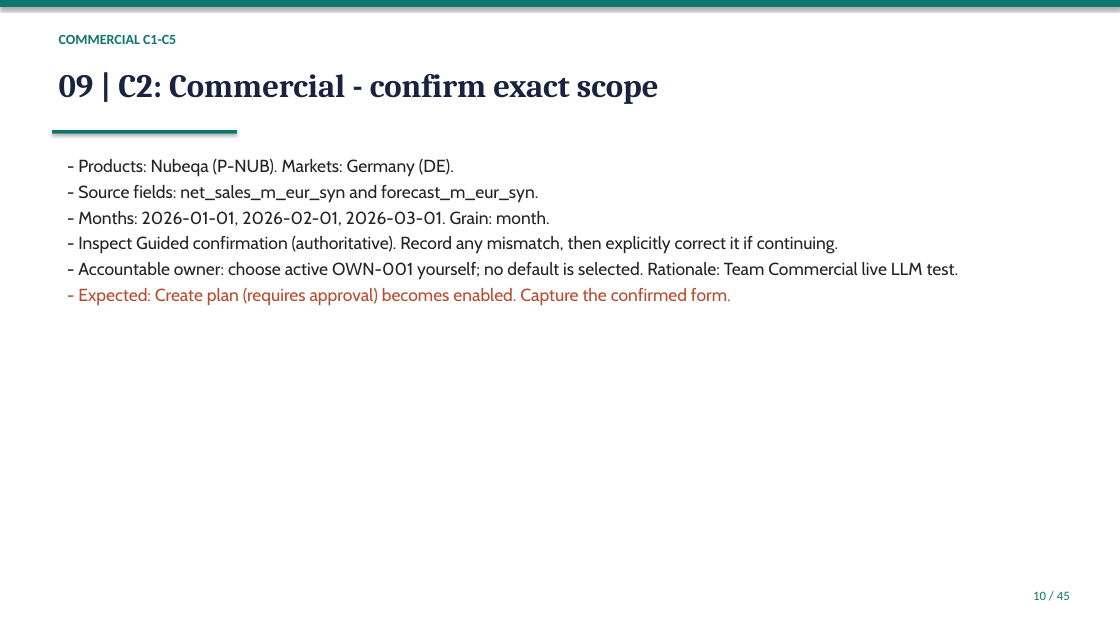
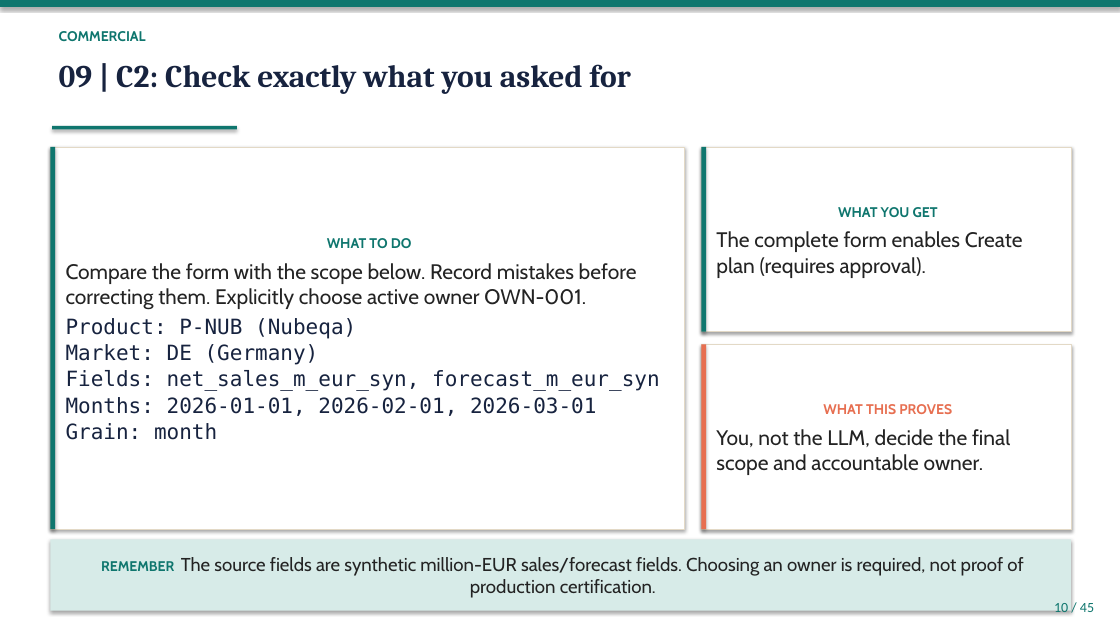
Before and after one commit to Princeadhi123/Since-AI-Hackathon, a slide deck: slide 10 of docs/DEMO_SLIDES.pptx. Drawn at 1120x630 pixels with LibreOffice and Linux fonts; fonts in the diff are those of the drawing. Boxes give left, top, right and bottom in pixels: in the first picture for what was removed or moved away, otherwise in the second. Text is boxed around its words. In the diff, an @@ line names an element or a change of style, - is before the commit and + after.

```diff
--- a/docs/DEMO_SLIDES.pptx
+++ b/docs/DEMO_SLIDES.pptx
@@ text at <box>59,31,146,41</box>: text changed; font Calibri to Cabin @@
-COMMERCIAL C1-C5
+COMMERCIAL
@@ text at <box>59,64,631,94</box>: text changed; size 28 to 27 pt @@
-09 | C2: Commercial - confirm exact scope
+09 | C2: Check exactly what you asked for
@@ rectangle "WHAT TO DO": place and size @@
-rectangle "WHAT TO DO" at <box>78,159,958,305</box>
+rectangle "WHAT TO DO" at <box>50,147,685,529</box>
@@ rectangle "WHAT TO DO" at <box>50,147,685,529</box>: vertical alignment top to middle; fill none to #FFFFFF; outline none to #E3D9C6 0.75 pt; shadow on @@
@@ rectangle added at <box>50,147,55,529</box>, fill #0F766E @@
@@ rectangle: place and size @@
-rectangle at <box>52,130,237,134</box>
+rectangle at <box>52,126,237,129</box>
@@ rectangle added at <box>702,147,1071,332</box>, fill #FFFFFF, outline #E3D9C6 0.75 pt, 18 pt, text #232323 @@
+WHAT YOU GET
+The complete form enables Create plan (requires approval).
@@ rectangle added at <box>702,147,707,332</box>, fill #0F766E @@
@@ text in rectangle at <box>66,238,660,440</box>: text changed; size 15 to 18 pt; font Cabin to DejaVu Sans Mono; text colour #232323 to #17233F @@
-- Products: Nubeqa (P-NUB). Markets: Germany (DE).
-- Source fields: net_sales_m_eur_syn and forecast_m_eur_syn.
-- Months: 2026-01-01, 2026-02-01, 2026-03-01. Grain: month.
-- Inspect Guided confirmation (authoritative). Record any mismatch, then explicitly correct it if continuing.
-- Accountable owner: choose active OWN-001 yourself; no default is selected. Rationale: Team Commercial live LLM test.
-- Expected: Create plan (requires approval) becomes enabled. Capture the confirmed form.
+WHAT TO DO
+Compare the form with the scope below. Record mistakes before correcting them. Explicitly choose active owner OWN-001.
+Product: P-NUB (Nubeqa)
+Market: DE (Germany)
+Fields: net_sales_m_eur_syn, forecast_m_eur_syn
+Months: 2026-01-01, 2026-02-01, 2026-03-01
+Grain: month
@@ rectangle added at <box>702,344,1071,529</box>, fill #FFFFFF, outline #E3D9C6 0.75 pt, 18 pt, text #232323 @@
+WHAT THIS PROVES
+You, not the LLM, decide the final scope and accountable owner.
@@ rectangle added at <box>702,344,707,529</box>, fill #E76F51 @@
@@ rectangle added at <box>50,539,1071,611</box>, fill #D7EBE8, 16 pt, text #232323 @@
+REMEMBER The source fields are synthetic million-EUR sales/forecast fields. Choosing an owner is required, not proof of production certification.
@@ text "10 / 45": place and size @@
-text "10 / 45" at <box>1033,591,1070,600</box>
+text "10 / 45" at <box>1054,603,1094,612</box>
@@ text "10 / 45" at <box>1054,603,1094,612</box>: size 11 to 12 pt @@
```
Also in this commit, not shown: 26 other slides changed, 18 slides added, 18 slides removed, 7 other files.
